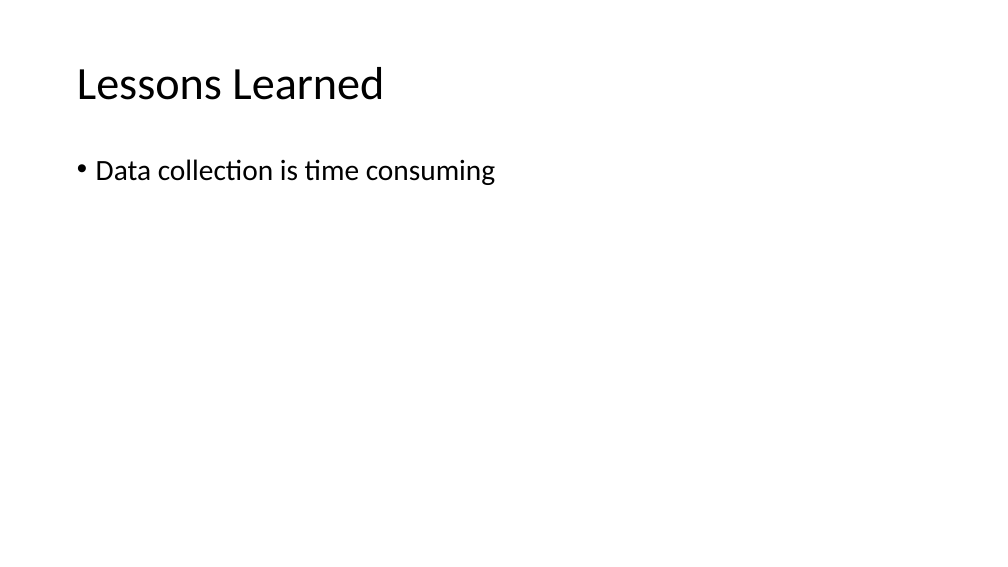
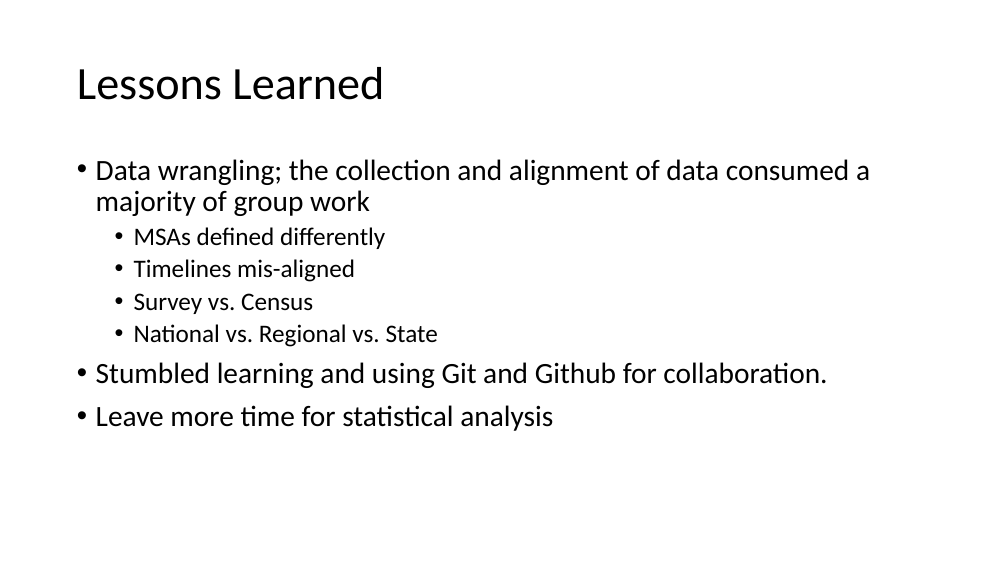
Before and after one commit to bowielh/Project1_Group1, a slide deck: slide 25 of Housing_Bubble.pptx (slide 23 before the commit). Drawn at 1008x567 pixels with LibreOffice and Linux fonts; fonts in the diff are those of the drawing. Boxes give left, top, right and bottom in pixels: in the first picture for what was removed or moved away, otherwise in the second. Text is boxed around its words. In the diff, an @@ line names an element or a change of style, - is before the commit and + after.

```diff
--- a/Housing_Bubble.pptx
+++ b/Housing_Bubble.pptx
@@ text at [96,159,870,431]: text changed @@
-• Data collection is time consuming
+• Data wrangling; the collection and alignment of data consumed a majority of group work
+  • MSAs defined differently
+  • Timelines mis-aligned
+  • Survey vs. Census
+  • National vs. Regional vs. State
+• Stumbled learning and using Git and Github for collaboration.
+• Leave more time for statistical analysis
```
Also in this commit, not shown: 4 other slides changed, 6 slides added, 2 slides removed, 7 other files.
